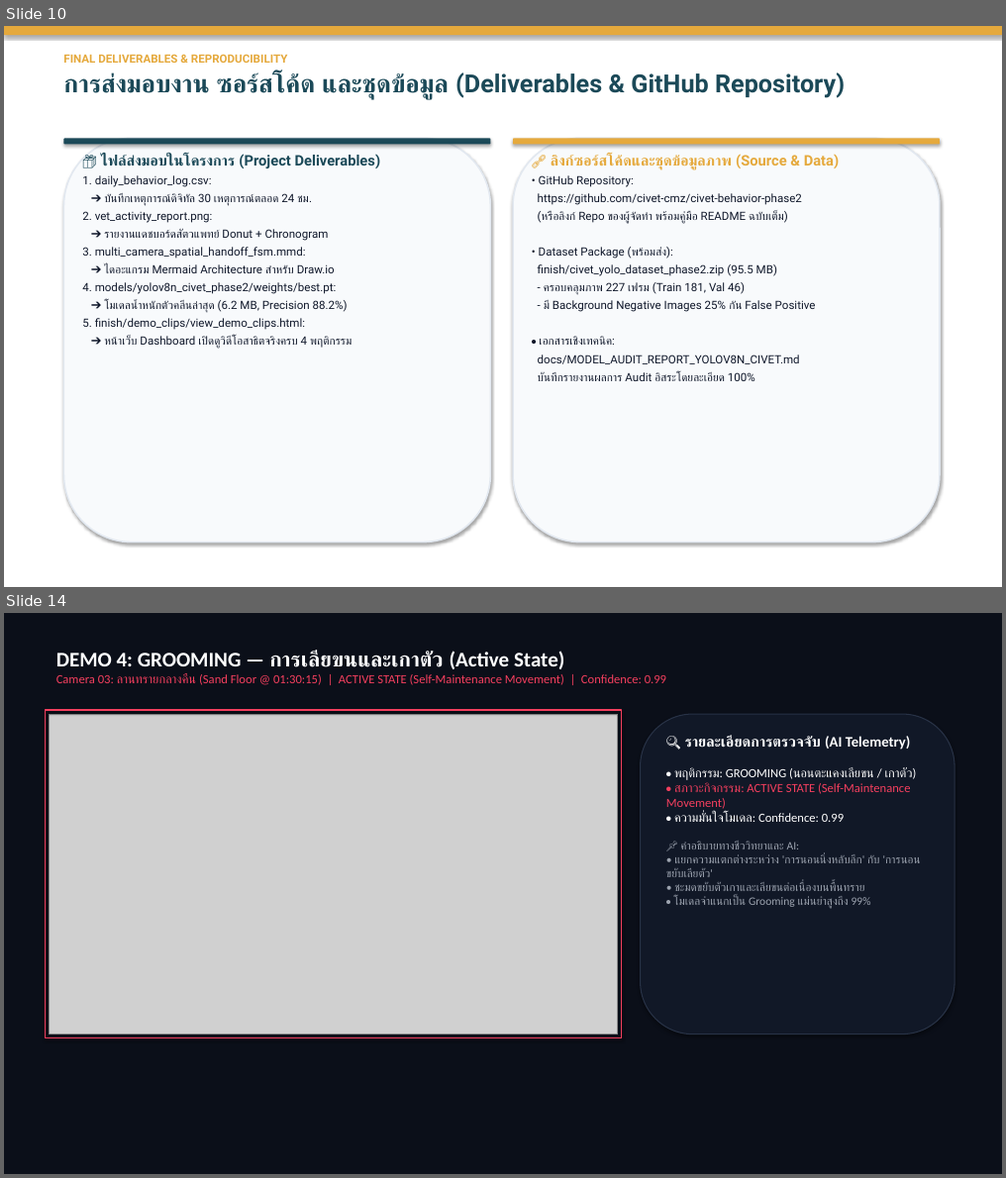
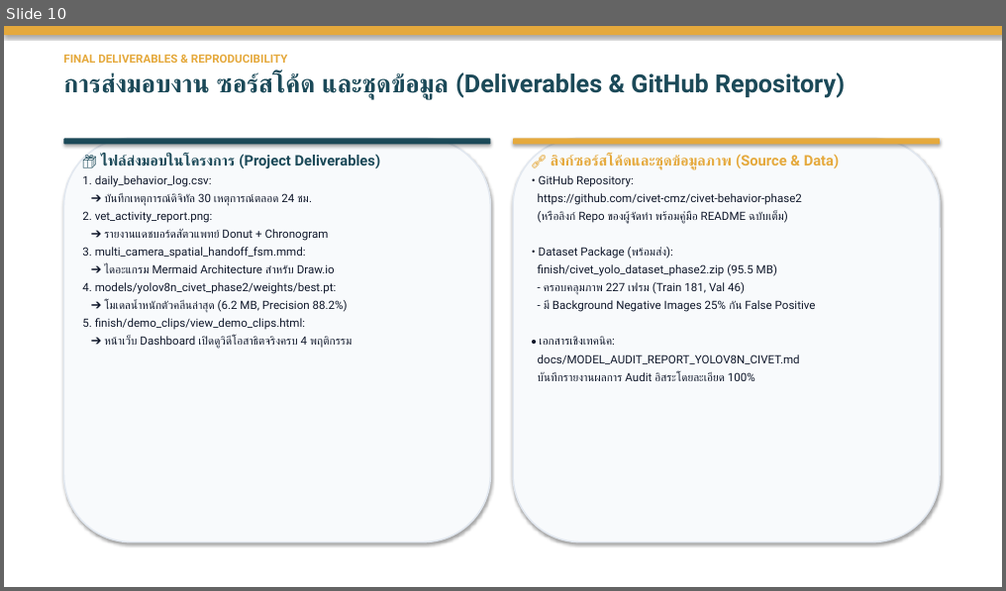
Before and after one commit to Kokokua/Project-CMZ, a slide deck: finish/Image_Processing_Presentation_Phase2_Final.pptx. Shown one above the other, each under a label of ours: slides 10 and 14 before the commit, slide 10 after it; the slides between them are not shown. The pictures are 1006x1178 and 1006x591 pixels, drawn with LibreOffice and Linux fonts; fonts in the diff are those of the drawing; grey boxes stand for pictures. Boxes give left, top, right and bottom in pixels: in the first picture for what was removed or moved away, otherwise in the second. Text is boxed around its words. In the diff, an @@ line names an element or a change of style, - is before the commit and + after.

Commit message:
feat(presentation): integrate clean demo videos without HUD and correct physical enclosure layout

```diff
--- a/finish/Image_Processing_Presentation_Phase2_Final.pptx
+++ b/finish/Image_Processing_Presentation_Phase2_Final.pptx
@@ slide 14 removed at bbox=[4, 613, 1002, 1174], background #FFFFFF @@
@@ rectangle removed at bbox=[4, 613, 1002, 1174] @@
@@ text removed at bbox=[56, 651, 666, 685] @@
-DEMO 4: GROOMING — การเลียขนและเกาตัว (Active State)
-Camera 03: ลานทรายกลางคืน (Sand Floor @ 01:30:15) | ACTIVE STATE (Self-Maintenance Movement) | Confidence: 0.99
@@ rectangle removed at bbox=[46, 710, 622, 1039] @@
@@ picture removed at bbox=[49, 714, 618, 1035] @@
@@ rounded rectangle removed at bbox=[641, 714, 954, 1035] @@
@@ text removed at bbox=[666, 735, 917, 909] @@
-🔍 รายละเอียดการตรวจจับ (AI Telemetry)
-• พฤติกรรม: GROOMING (นอนตะแคงเลียขน / เกาตัว)
-• สภาวะกิจกรรม: ACTIVE STATE (Self-Maintenance Movement)
-• ความมั่นใจโมเดล: Confidence: 0.99
-📌 คำอธิบายทางชีววิทยาและ AI:
-• แยกความแตกต่างระหว่าง 'การนอนนิ่งหลับลึก' กับ 'การนอนขยับเลียตัว'
-• ชะมดขยับตัวเกาและเลียขนต่อเนื่องบนพื้นทราย
-• โมเดลจำแนกเป็น Grooming แม่นยำสูงถึง 99%
```
Also in this commit, not shown: 4 slides changed, 2 slides added, 1 other slide removed.
